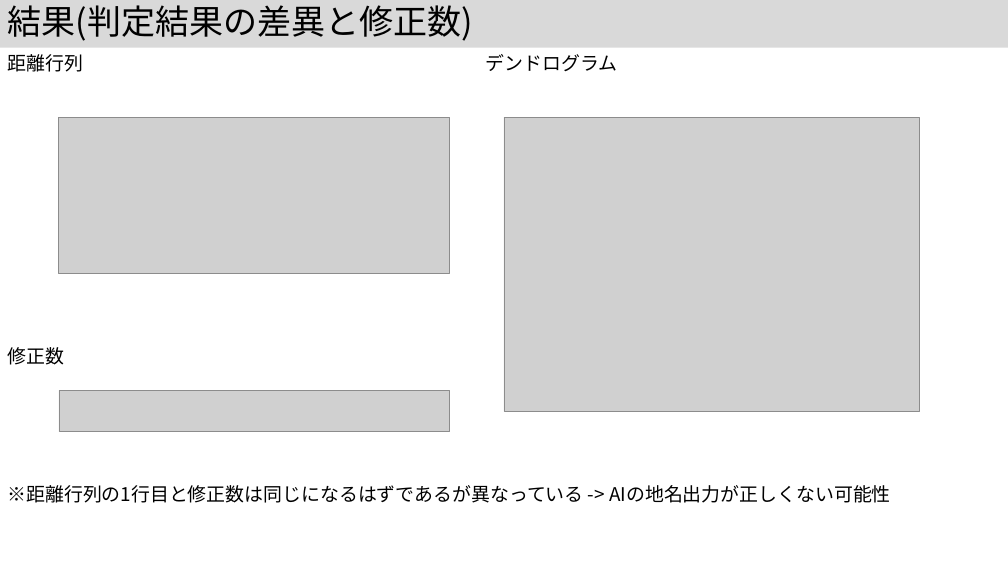
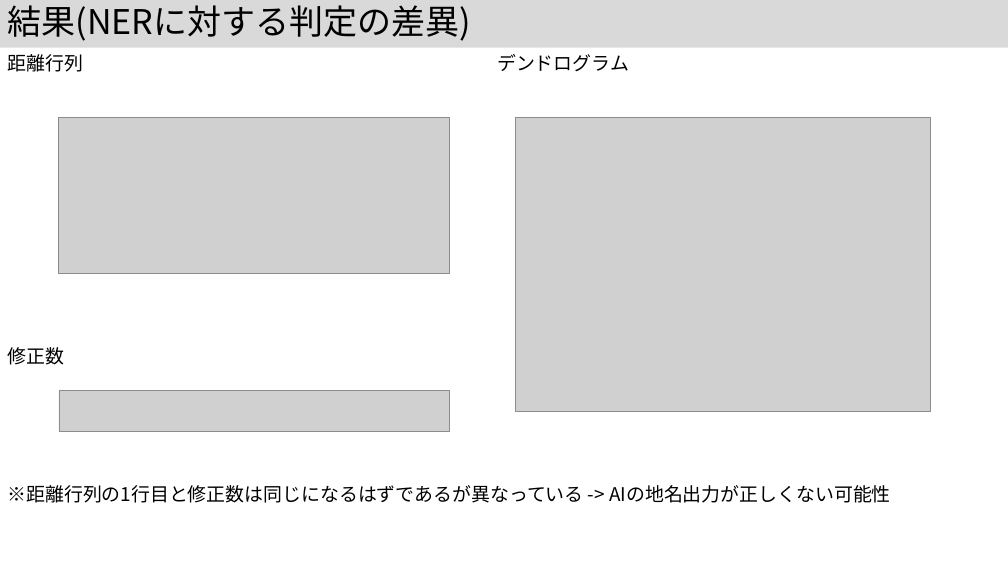
Before and after one commit to kouamano/nihongo-region-name-extract, a slide deck: slide 14 of jsik2026taikai.pptx (slide 13 before the commit). Drawn at 1008x567 pixels with LibreOffice and Linux fonts; fonts in the diff are those of the drawing; grey boxes stand for pictures. Boxes give left, top, right and bottom in pixels: in the first picture for what was removed or moved away, otherwise in the second. Text is boxed around its words. In the diff, an @@ line names an element or a change of style, - is before the commit and + after.

```diff
--- a/jsik2026taikai.pptx
+++ b/jsik2026taikai.pptx
@@ title at (8,5,471,41): text changed @@
-結果(判定結果の差異と修正数)
+結果(NERに対する判定の差異)
@@ text "デンドログラム": place and size @@
-text "デンドログラム" at (486,54,618,72)
+text "デンドログラム" at (497,54,629,72)
@@ picture: place and size @@
-picture at (504,117,920,411)
+picture at (516,117,931,411)
```
Also in this commit, not shown: 7 other slides changed, 2 slides added, 1 slide removed.
